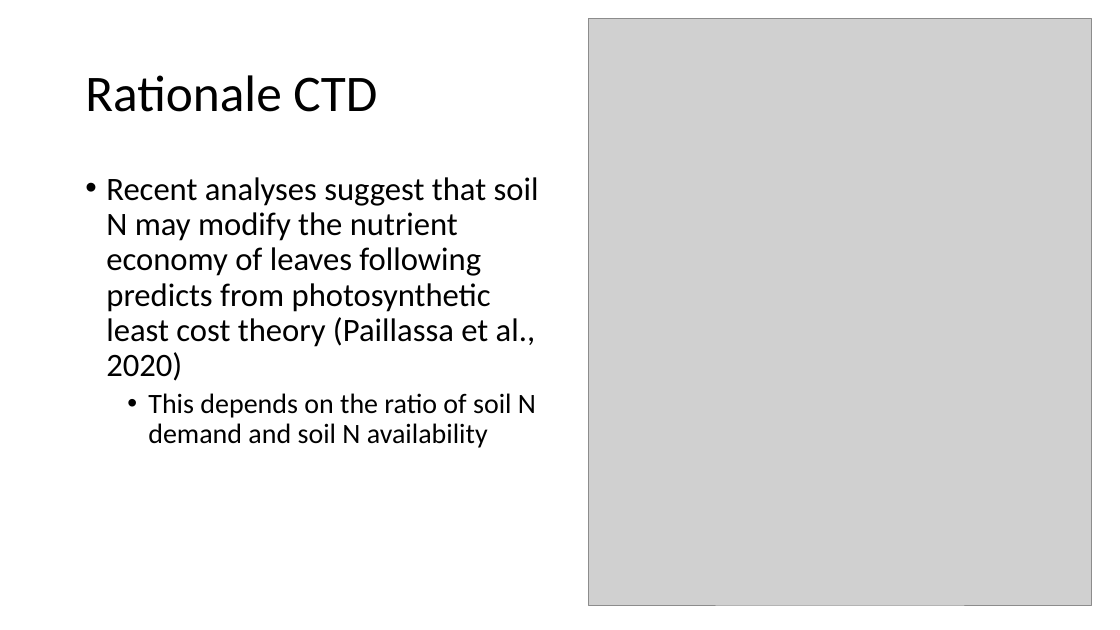
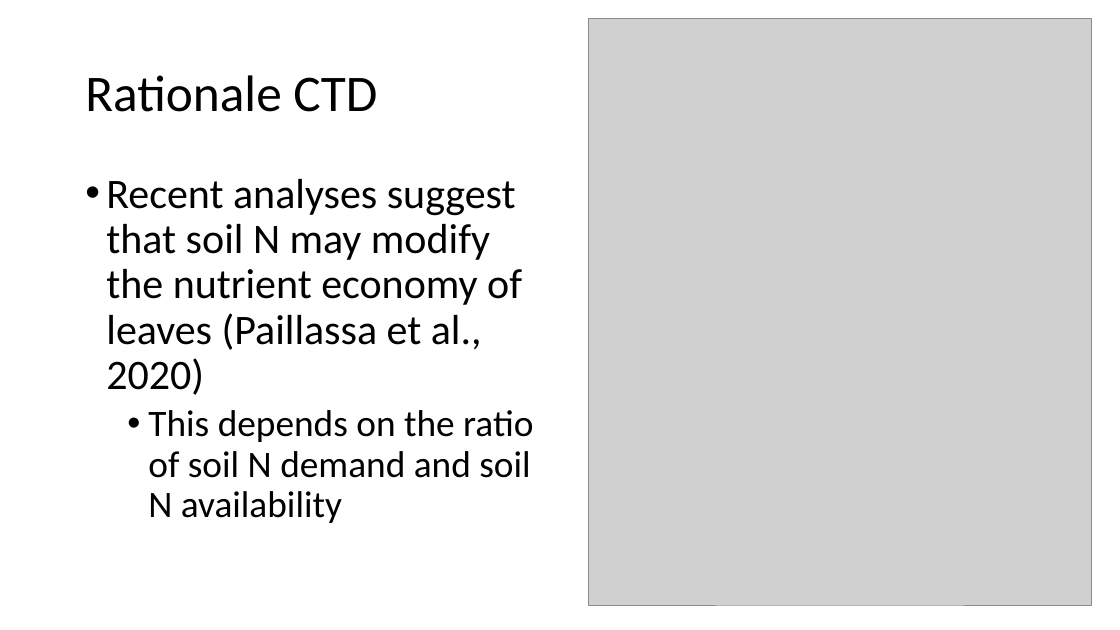
Before and after one commit to efwaring/NutNetPhys, a slide deck: slide 6 of presentations/nutnet_narea.pptx (slide 5 before the commit). Drawn at 1120x630 pixels with LibreOffice and Linux fonts; fonts in the diff are those of the drawing; grey boxes stand for pictures. Boxes give left, top, right and bottom in pixels: in the first picture for what was removed or moved away, otherwise in the second. Text is boxed around its words. In the diff, an @@ line names an element or a change of style, - is before the commit and + after.

Commit message:
just refining the analyses a bit and prepping the presentation

```diff
--- a/presentations/nutnet_narea.pptx
+++ b/presentations/nutnet_narea.pptx
@@ text at [106,179,522,395]: text changed; size 28 to 36 pt @@
-• Recent analyses suggest that soil N may modify the nutrient economy of leaves following predicts from photosynthetic least cost theory (Paillassa et al., 2020)
+• Recent analyses suggest that soil N may modify the nutrient economy of leaves (Paillassa et al., 2020)
@@ text at [148,410,533,523]: size 24 to 32 pt in "This depends on the ratio of soil ..." @@
```
Also in this commit, not shown: 11 other slides changed, 4 slides added, 11 other files.
